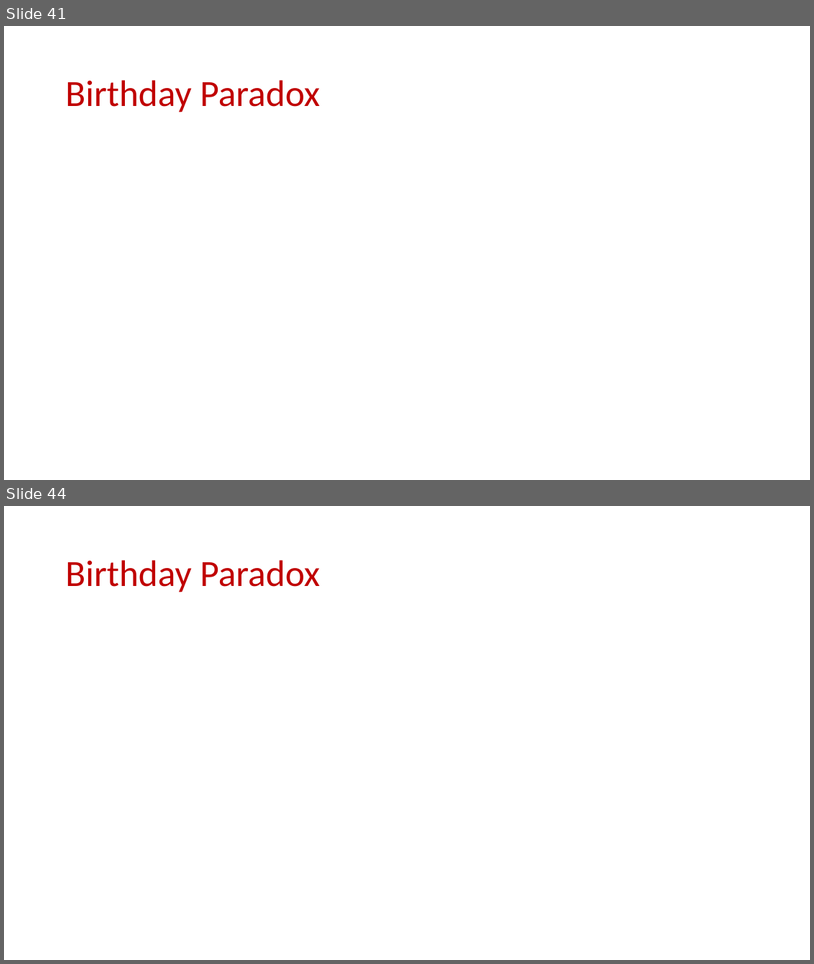
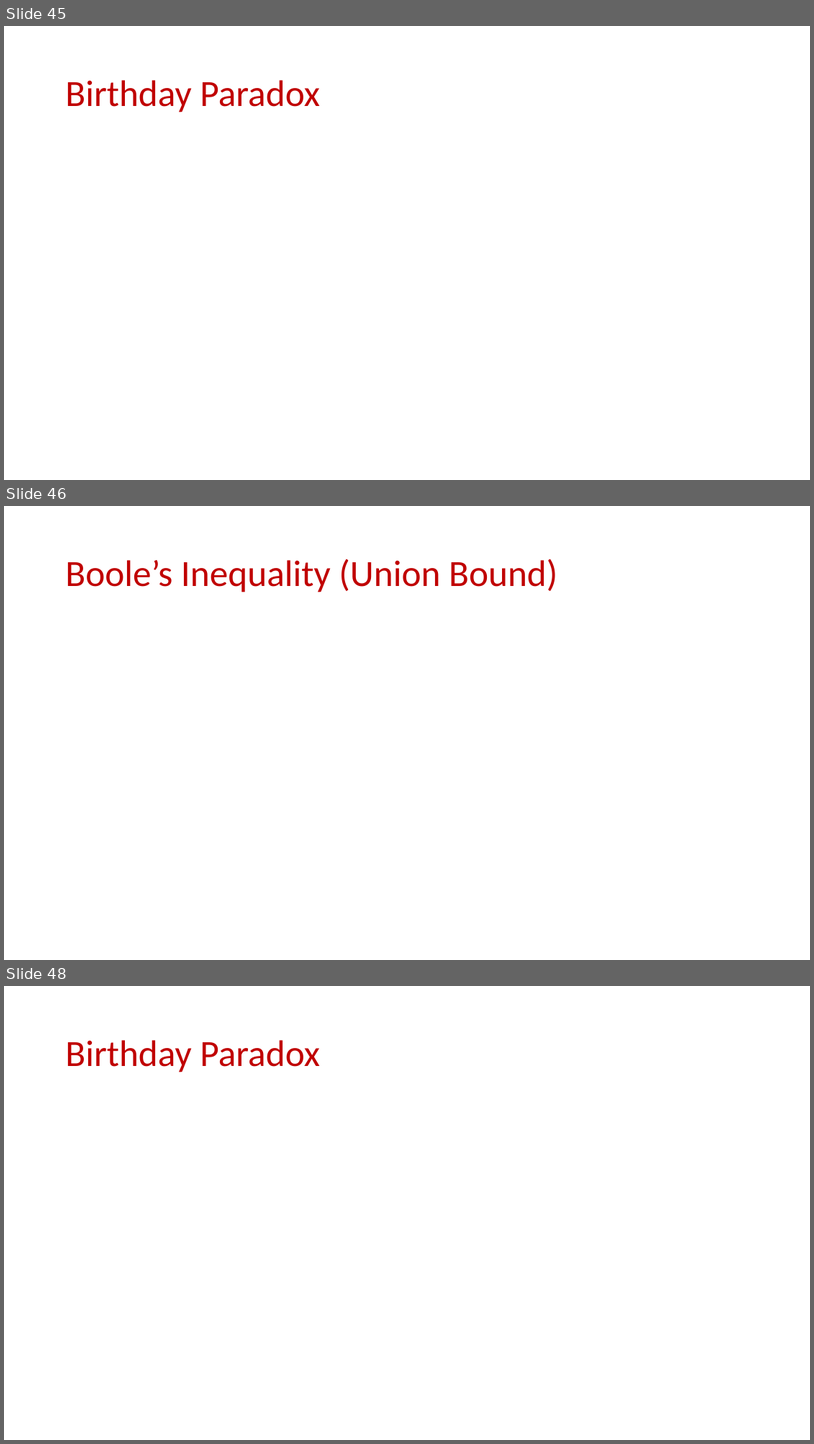
Before and after one commit to samsonzhou/samsonzhou.github.io, a slide deck: CSCE689-23/Week 1.pptx. Shown one above the other, each under a label of ours: slides 41 and 44 before the commit, slides 45, 46 and 48 after it; the slides between them are not shown. The pictures are 814x964 and 814x1444 pixels, drawn with LibreOffice and Linux fonts; fonts in the diff are those of the drawing; grey boxes stand for pictures. Boxes give left, top, right and bottom in pixels: in the first picture for what was removed or moved away, otherwise in the second. Text is boxed around its words. In the diff, an @@ line names an element or a change of style, - is before the commit and + after.

```diff
--- a/CSCE689-23/Week 1.pptx
+++ b/CSCE689-23/Week 1.pptx
@@ slide 46 added at box(4, 506, 810, 960), background #FFFFFF @@
@@ title added at box(65, 559, 558, 592), 44 pt, text #C00000 @@
+Boole’s Inequality (Union Bound)
@@ what was slide 41 is now slide 45 @@
@@ what was slide 44 is now slide 48 @@
```
Also in this commit, not shown: 1 slide changed, 12 other slides added, 8 slides removed, 1 other file.
